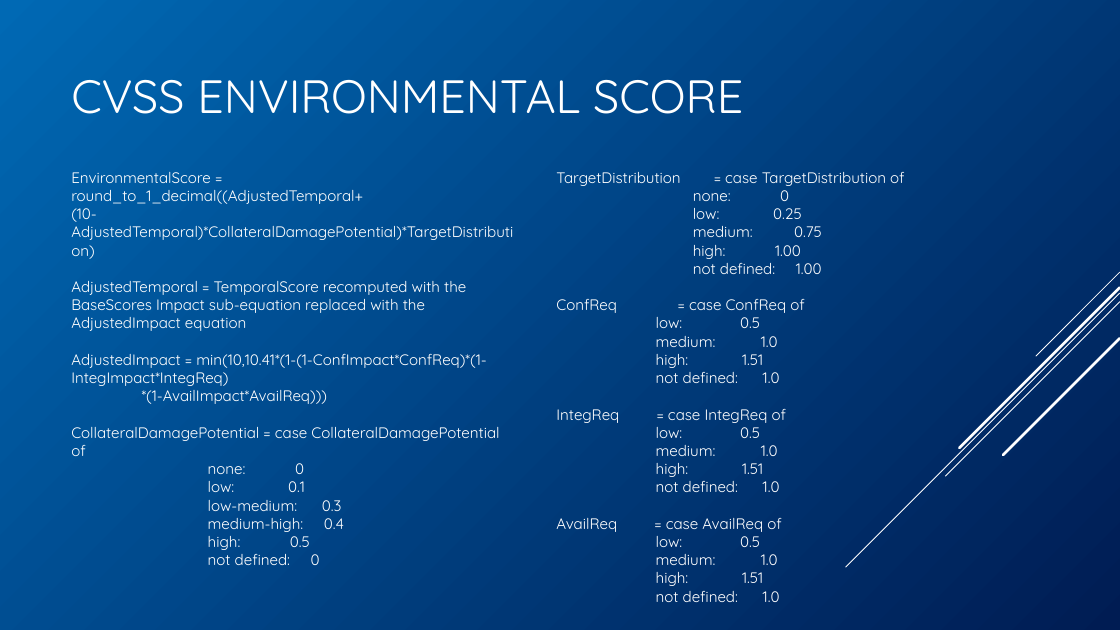
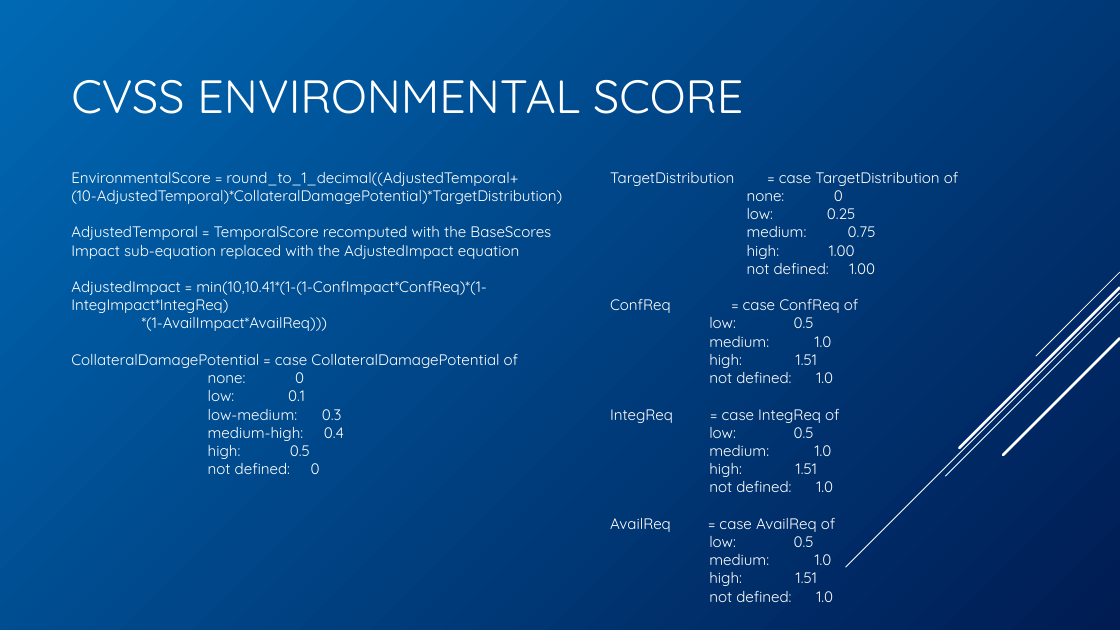
Before and after one commit to BenChurch/Winter2017, a slide deck: slide 37 of CISC848/BackgroundPentation/ChurchCISC848Background.pptx (slide 36 before the commit). Drawn at 1120x630 pixels with LibreOffice and Linux fonts; fonts in the diff are those of the drawing. Boxes give left, top, right and bottom in pixels: in the first picture for what was removed or moved away, otherwise in the second. Text is boxed around its words. In the diff, an @@ line names an element or a change of style, - is before the commit and + after.

```diff
--- a/CISC848/BackgroundPentation/ChurchCISC848Background.pptx
+++ b/CISC848/BackgroundPentation/ChurchCISC848Background.pptx
@@ text "EnvironmentalScore = round_to_1_decimal((AdjustedTemporal+" rewrapped from <box>71,172,513,550</box> to <box>71,172,562,474</box> @@
@@ text "TargetDistribution = case TargetDistribution of": place and size @@
-text "TargetDistribution = case TargetDistribution of" at <box>556,172,904,602</box>
+text "TargetDistribution = case TargetDistribution of" at <box>610,172,958,602</box>
```
Also in this commit, not shown: 15 other slides changed, 1 slide added.
